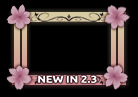
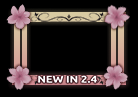
Revision of a layered (138, 97) image; what changed, layer by layer:
painted on "NEW IN 1.5 make sure to add alpha" over [37, 74, 99, 85]
